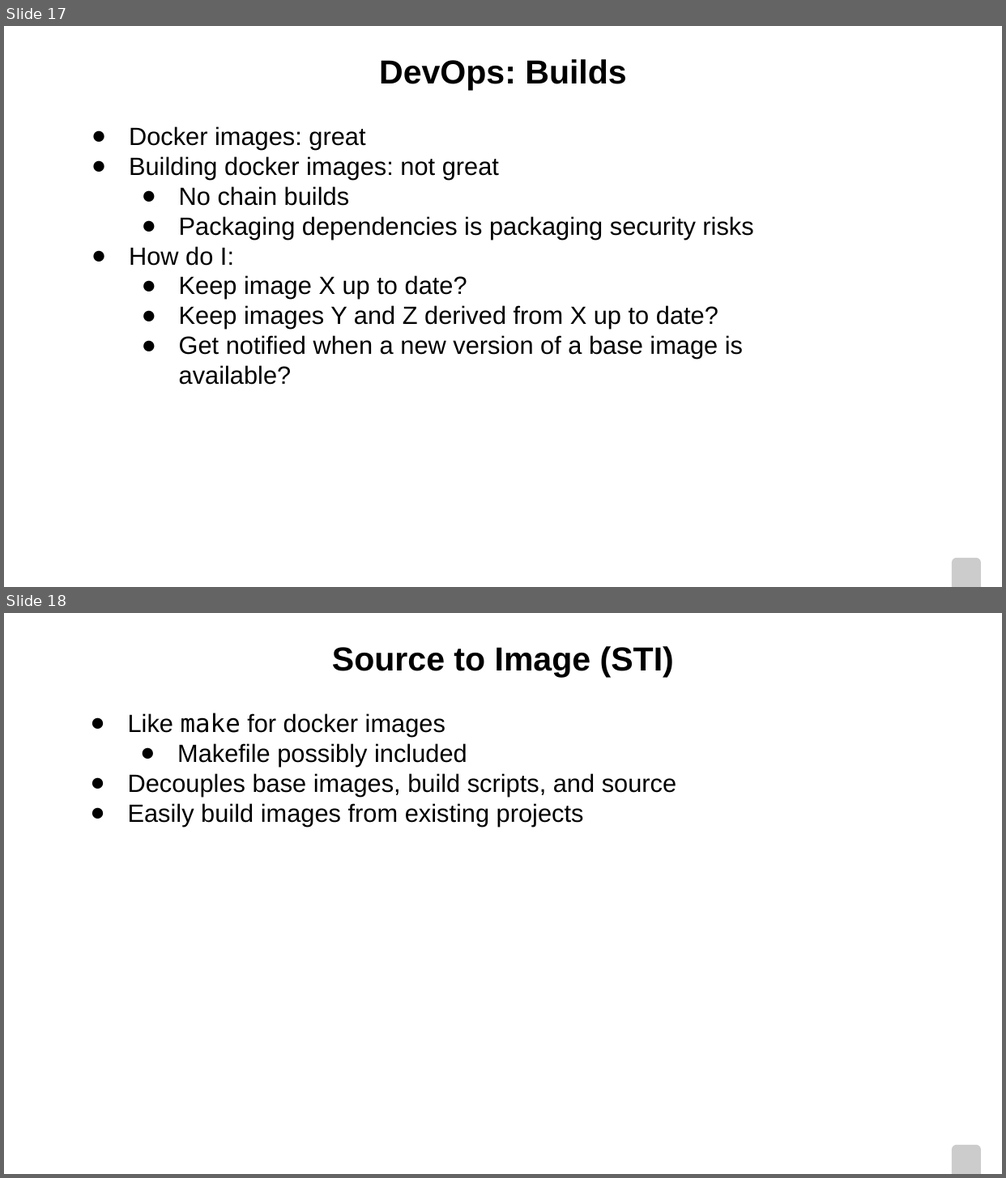
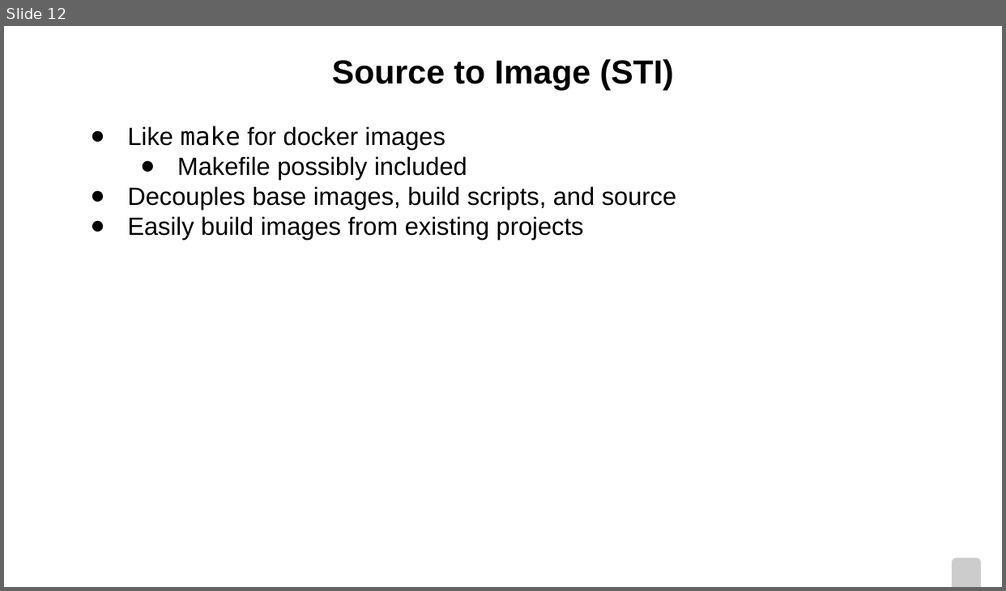
Before and after one commit to pmorie/presentations, a slide deck: CodeshowSE.odp. Shown one above the other, each under a label of ours: slides 17 and 18 before the commit, slide 12 after it. The pictures are 1006x1178 and 1006x591 pixels, drawn with LibreOffice and Linux fonts; fonts in the diff are those of the drawing; background and template pictures are left out. Boxes give left, top, right and bottom in pixels: in the first picture for what was removed or moved away, otherwise in the second. Text is boxed around its words. In the diff, an @@ line names an element or a change of style, - is before the commit and + after.

```diff
--- a/CodeshowSE.odp
+++ b/CodeshowSE.odp
@@ slide 17 removed at [4,26,1002,587], background picture (left out); not listed: 1 template element that a slide beside it also shows @@
@@ title removed at [379,59,626,90] @@
-DevOps: Builds
@@ text removed at [129,126,753,385] @@
-● Docker images: great
-● Building docker images: not great
-  ● No chain builds
-  ● Packaging dependencies is packaging security risks
-● How do I:
-  ● Keep image X up to date?
-  ● Keep images Y and Z derived from X up to date?
-  ● Get notified when a new version of a base image is available?
@@ what was slide 18 is now slide 12 @@
```
Also in this commit, not shown: 3 slides changed, 2 slides added, 8 other slides removed.
